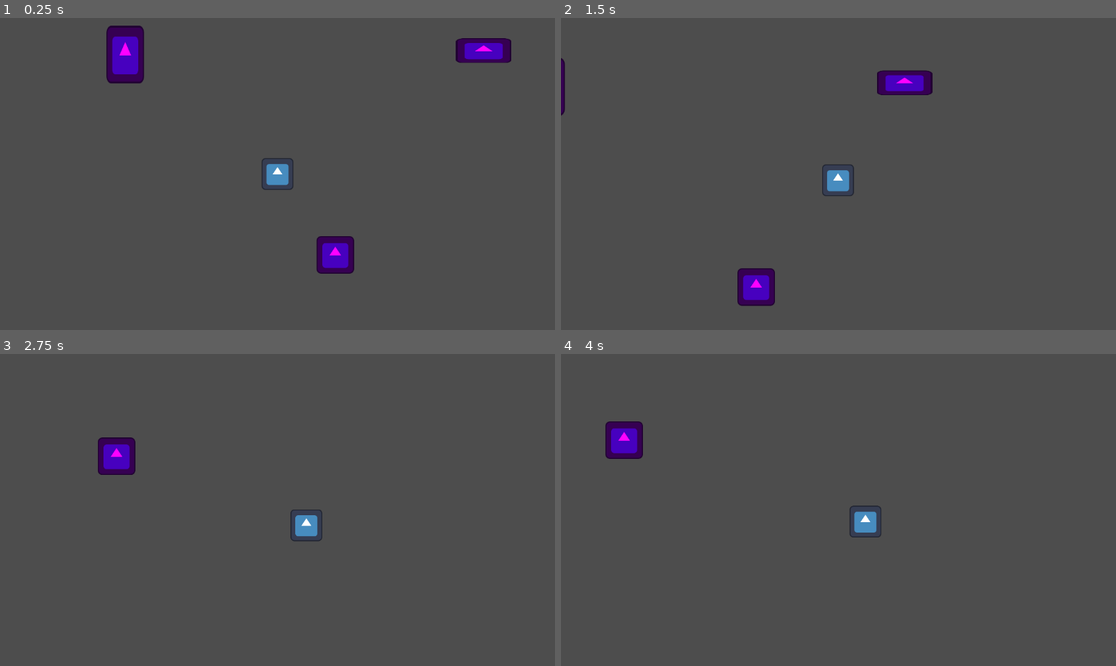
Above: before the commit, frames 1-4 (two rows, left to right).
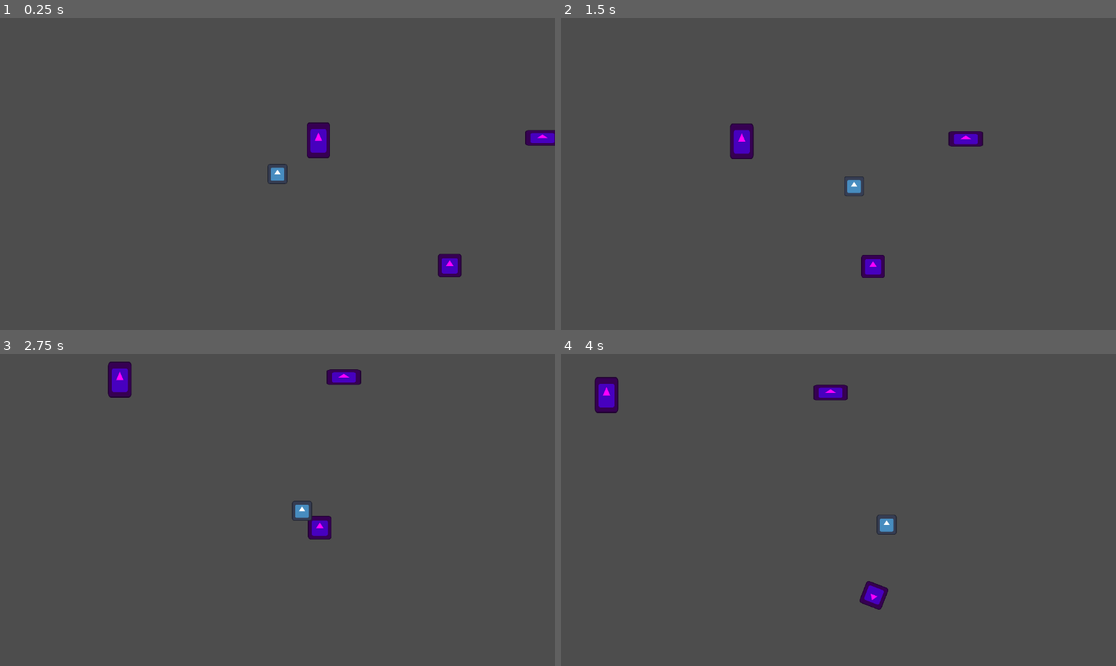
Above: after the commit, the same moments.

Repository: Gr8Grape/but-with-ice-physics
Game: Godot game, scene res://Scenes/test.tscn
Two runs of this game, one before a commit and one after it. Both use one fixed random seed, a clock stepped at 60 frames per second and the inputs below. The engine's default icon, where the game draws it, is replaced by a stand-in: a white triangle on a blue panel in a dark square.
Inputs (mouse positions are in pixels of both pictures, inside the frame that each line leads up to):
- Up to frame 1 (0.25 s): no input
- Up to frame 2 (1.5 s): tap Enter at 0.5 s; move the mouse to (960, 158) at 0.52 s; hold Right (right) 0.53-1.28 s; click (960, 158) at 0.6 s; right-click (960, 158) at 0.8 s; move the mouse to (727, 189) at 1.27 s; hold Down (down) from 1.28 s (still down); right-click (727, 189) at 1.35 s
- Up to frame 3 (2.75 s): tap Space (coast, bound only after the commit) at 1.55 s; move the mouse to (333, 441) at 2.02 s; release Down (down) at 2.03 s; hold Right (right) from 2.03 s (still down); hold Space (coast, bound only after the commit) from 2.03 s (still down); tap Alt (slow, bound only after the commit) at 2.3 s
- Up to frame 4 (4 s): move the mouse to (810, 572) at 2.77 s; release Right (right) at 2.78 s; release Space (coast, bound only after the commit) at 2.78 s; hold W (up) 2.78-3.53 s; tap Alt (slow, bound only after the commit) at 2.85 s; tap Shift (sprint, bound only after the commit) at 3.05 s; move the mouse to (1005, 556) at 3.52 s; hold Left (left) from 3.53 s (still down); hold Shift (sprint, bound only after the commit) from 3.53 s (still down); click (1005, 556) at 3.8 s

The runs differ from the first frame. In frame 1, 4.2% of the frame differs, in the area x 19-100%, y 2-84%; in frame 2, 3.3%; in frame 3, 2.2%; in frame 4, 2.4%.

Commit message:
Movement update
Adjusted values, code, etc. to make movement slightly better.
Added coasting, sprinting and slowing.
Coasting lets the ball roll, slowing slows the ball, and sprint is sprinting.
Grappling to an object now makes it stick to the correct point of contact, rather than snapping to the center.
Hook now no longer extends indefinitely.

Diff:
--- a/Scenes/player.tscn
+++ b/Scenes/player.tscn
@@ -11,7 +11,6 @@
 collision_layer = 2
 collision_mask = 7
 script = ExtResource("1_cvnsp")
-dash_mult = 3
 
 [node name="Grapple" parent="." instance=ExtResource("3_6t5aa")]
 
@@ -24,5 +23,5 @@
 shape = SubResource("CircleShape2D_cvnsp")
 
 [node name="Camera2D" type="Camera2D" parent="."]
-zoom = Vector2(4, 4)
+zoom = Vector2(2.5, 2.5)
 position_smoothing_enabled = true
--- a/Scenes/test.tscn
+++ b/Scenes/test.tscn
@@ -8,12 +8,6 @@
 
 [sub_resource type="RectangleShape2D" id="RectangleShape2D_lc1oi"]
 size = Vector2(442.5, 39)
-
-[sub_resource type="RectangleShape2D" id="RectangleShape2D_8od7v"]
-size = Vector2(54.5, 356.5)
-
-[sub_resource type="RectangleShape2D" id="RectangleShape2D_qc4db"]
-size = Vector2(82.25003, 378.25)
 
 [sub_resource type="CircleShape2D" id="CircleShape2D_ys1qc"]
 radius = 26.305893
@@ -60,20 +54,6 @@
 position = Vector2(242.75, 388)
 scale = Vector2(0.99999994, 0.99999994)
 shape = SubResource("RectangleShape2D_lc1oi")
-debug_color = Color(1, 0.6, 0.7019608, 0.41960785)
-
-[node name="StaticBody2D2" type="StaticBody2D" parent="Statics"]
-
-[node name="CollisionShape2D" type="CollisionShape2D" parent="Statics/StaticBody2D2"]
-position = Vector2(17.75, 188.75)
-scale = Vector2(0.99999994, 0.99999994)
-shape = SubResource("RectangleShape2D_8od7v")
-debug_color = Color(1, 0.6, 0.7019608, 0.41960785)
-
-[node name="CollisionShape2D2" type="CollisionShape2D" parent="Statics/StaticBody2D2"]
-position = Vector2(454.87497, 178.125)
-scale = Vector2(0.99999994, 0.99999994)
-shape = SubResource("RectangleShape2D_qc4db")
 debug_color = Color(1, 0.6, 0.7019608, 0.41960785)
 
 [node name="StaticBody2D3" type="StaticBody2D" parent="Statics"]
@@ -167,6 +147,11 @@
 metadata/_edit_lock_ = true
 
 [node name="Player" parent="." instance=ExtResource("1_lc1oi")]
-position = Vector2(148, 134)
-speed = 130.0
-bounciness = 0.85
+position = Vector2(35, 100)
+speed = 125.0
+accel = 1000.0
+dash_mult = 3.0
+chain_str = 1250.0
+sprint_mult = 1.33
+slow_mult = 0.5
+friction = 700.0
--- a/Scripts/grapple.gd
+++ b/Scripts/grapple.gd
@@ -6,16 +6,18 @@
 var direction := Vector2(0,0)
 #global position the head is in
 var glob_head := Vector2(0,0)
-var def_speed := 300.0
+#def_speed is the default speed
+#speed can change so we need a reference point
+var def_speed := 1000
 var speed : float
 var flying := false
 var hooked := false
-var obj_hooked
+var obj_hooked : Node2D
 
-func shoot(dir: Vector2, init: float) -> void:
+func shoot(dir : Vector2) -> void:
+	speed = def_speed
 	obj_hooked = null
-	speed = def_speed + init
-	#Normalize the direction and save it
+	#ensure the place we need the direction of is a normal vector
 	direction = dir.normalized()
 	flying = true
 	#reset position
@@ -29,7 +31,8 @@
 func _process(_delta: float) -> void:
 	#Only visible if flying or attached to something
 	self.visible = flying or hooked
-	if not self.visible:
+	if not visible:
+		#dont bother with the rest of the code, we aren't in use
 		return
 	var head_pos = to_local(glob_head)
 	#rotate the line and head to fit on the line between ourself and the head
@@ -38,19 +41,31 @@
 	line.position = head_pos
 	line.region_rect.size.y = head_pos.length()
 
+	#release when slow enough
+	if speed <= 50:
+		release()
+
+#Stands of (p)oint (o)f (c)ontact
+#this is where the hook head touches the object relative to the object
+var poc : Vector2
 func _physics_process(delta: float) -> void:
 	#reset heads position
 	head.global_position = glob_head
 	if flying:
-		#if collision
+		speed = move_toward(speed, 0, speed * 4 * delta)
 		var collision := head.move_and_collide(direction * speed * delta)
 		if collision:
 			hooked = true
 			flying = false
 			if collision.get_collider() is RigidBody2D:
 				obj_hooked = collision.get_collider()
+				poc = obj_hooked.to_local(head.global_position)
 
 	if obj_hooked:
-		glob_head = obj_hooked.global_position
+		#we want the hook head to "stick" to the object
+		#so we must set the head to the position of the object
+		#we want to add the poc to global position so that it offsets
+		#the object can rotate, however, so account for that
+		glob_head = obj_hooked.global_position + poc.rotated(obj_hooked.rotation)
 	else:
 		glob_head = head.global_position
--- a/Scripts/player.gd
+++ b/Scripts/player.gd
@@ -1,11 +1,18 @@
 extends CharacterBody2D
 
-@export var speed := 100.0
+#by the way chat, "calc" is short for "calculation"
+#dw im just using slang
+
+#region variables
+@export var speed := 150.0
 @export var strength := 50.0
-@export var accel := 5.0
-@export var bounciness := .7
-@export var dash_mult := 2
-@export var chain_str := 1000.0
+@export var accel := 600.0
+@export var bounciness := .4
+@export var dash_mult := 2.0
+@export var chain_str := 1500.0
+@export var sprint_mult := 1.2
+@export var slow_mult := .75
+@export var friction := 500.0
 
 @onready var grapple: Node2D = $Grapple
 
@@ -14,27 +21,45 @@
 var reel_amt : int = 0
 var reel_strength : float = 1
 var chain_velocity := Vector2.ZERO
+var speed_mult : float
+#endregion
+
+#region calc functions
 
 #get direction for x and y based on whether up/down, left/right is pressed.
 func calc_dir() -> void:
 	dir = Vector2(Input.get_axis("left", "right"), Input.get_axis("up", "down"))
 
-#this val is calculated based on speed.
-#strength is the base value that the player can push
+#calc the force used to push objects
 func calc_force_push() -> void:
-	force_push = strength + velocity.length()
+	#this val is calculated based on speed.
+	#strength is the base value that the player can push
+	#if player is more bouncy, not a lot of force is transfered
+	force_push = strength + (velocity.length() * (1 - bounciness))
 
 func mouse_dir() -> Vector2:
 	return global_position.direction_to(get_global_mouse_position())
 
+#endregion
+
 func handle_input() -> void:
-	if Input.is_action_just_pressed("eject"):
-		velocity = speed * dash_mult * mouse_dir()
+	#only dash while not coasting
+	if Input.is_action_just_pressed("dash") and not Input.is_action_pressed("coast"):
+		velocity = speed * speed_mult * dash_mult * mouse_dir()
 
+	#grapplingw
 	if Input.is_action_just_pressed("grapple"):
-		grapple.shoot(get_local_mouse_position(), velocity.length())
+		grapple.shoot(get_local_mouse_position())
 	elif Input.is_action_just_released("grapple"):
 		grapple.release()
+
+	#using elifs because slowing his priority over sprinting
+	if Input.is_action_pressed("slow"):
+		speed_mult = slow_mult
+	elif Input.is_action_pressed("sprint"):
+		speed_mult = sprint_mult
+	else:
+		speed_mult = 1
 
 func _physics_process(delta: float) -> void:
 	calc_force_push()
@@ -43,25 +68,33 @@
 
 	#moving
 	if dir:
-		velocity = lerp(velocity, dir * speed, accel * delta)
+		velocity = velocity.move_toward(dir * speed * speed_mult, accel * delta)
 	else:
-		velocity.x = lerp(velocity.x, 0.0, accel * delta)
-		velocity.y = lerp(velocity.y, 0.0, accel * delta)
+		#physics get kinda wonky while hooked, this makes it feel better
+		#ill be honest not sure why/how this works
+		if not grapple.hooked:
+			#let the ball roll while player coasts
+			if Input.is_action_pressed("coast"):
+				velocity = velocity.move_toward(Vector2.ZERO, friction / 3 * delta)
+			else:
+				velocity = velocity.move_toward(Vector2.ZERO, friction * delta)
 
-	# Hook physics
+	#hook stuff
 	if grapple.hooked:
-		chain_velocity = to_local(grapple.glob_head).normalized() * chain_str * reel_strength
+		chain_velocity = to_local(grapple.glob_head).normalized() * chain_str
 	else:
-		reel_amt = 0
-		reel_strength = 1
 		chain_velocity = Vector2(0,0)
 	velocity += chain_velocity * delta
+
+	#speed cap
+	if velocity.length() > 500:
+		velocity = velocity.normalized() * 500
 
 	#bounce
 	var collision = move_and_collide(velocity * delta)
 	if collision:
+		if grapple.hooked:
+			grapple.release()
 		velocity = velocity.bounce(collision.get_normal()) * bounciness
 		if collision.get_collider() is RigidBody2D:
-			if grapple.hooked:
-				grapple.release()
 			collision.get_collider().apply_impulse(-collision.get_normal() * force_push)
--- a/project.godot
+++ b/project.godot
@@ -46,9 +46,24 @@
 "events": [Object(InputEventMouseButton,"resource_local_to_scene":false,"resource_name":"","device":-1,"window_id":0,"a …(258 unchanged characters)…
 ]
 }
-eject={
+dash={
 "deadzone": 0.2,
 "events": [Object(InputEventMouseButton,"resource_local_to_scene":false,"resource_name":"","device":-1,"window_id":0,"a …(258 unchanged characters)…
+]
+}
+sprint={
+"deadzone": 0.2,
+"events": [Object(InputEventKey,"resource_local_to_scene":false,"resource_name":"","device":-1,"window_id":0,"alt_pressed":false,"shift_pressed":false,"ctrl_pressed":false,"meta_pressed":false,"pressed":false,"keycode":0,"physical_keycode":4194325,"key_label":0,"unicode":0,"location":0,"echo":false,"script":null)
+]
+}
+slow={
+"deadzone": 0.2,
+"events": [Object(InputEventKey,"resource_local_to_scene":false,"resource_name":"","device":-1,"window_id":0,"alt_pressed":false,"shift_pressed":false,"ctrl_pressed":false,"meta_pressed":false,"pressed":false,"keycode":0,"physical_keycode":4194328,"key_label":0,"unicode":0,"location":0,"echo":false,"script":null)
+]
+}
+coast={
+"deadzone": 0.2,
+"events": [Object(InputEventKey,"resource_local_to_scene":false,"resource_name":"","device":-1,"window_id":0,"alt_pressed":false,"shift_pressed":false,"ctrl_pressed":false,"meta_pressed":false,"pressed":false,"keycode":0,"physical_keycode":32,"key_label":0,"unicode":32,"location":0,"echo":false,"script":null)
 ]
 }
 
Not shown: 1 places in Scenes/test.tscn that only renumber resources
